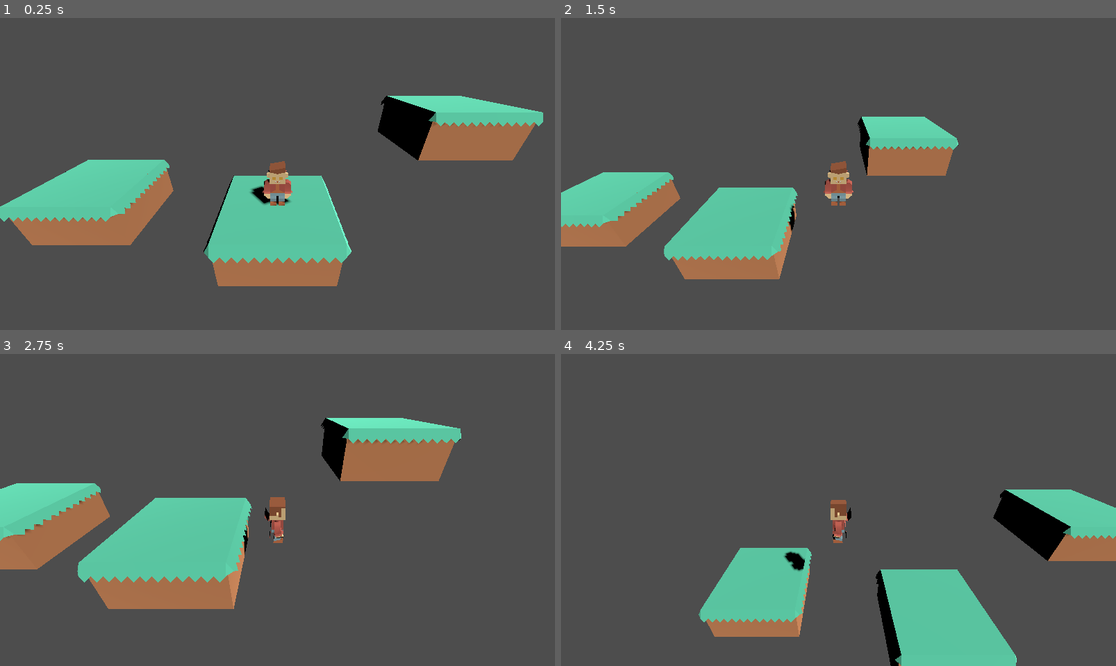
Above: before the commit, frames 1-4 (two rows, left to right).
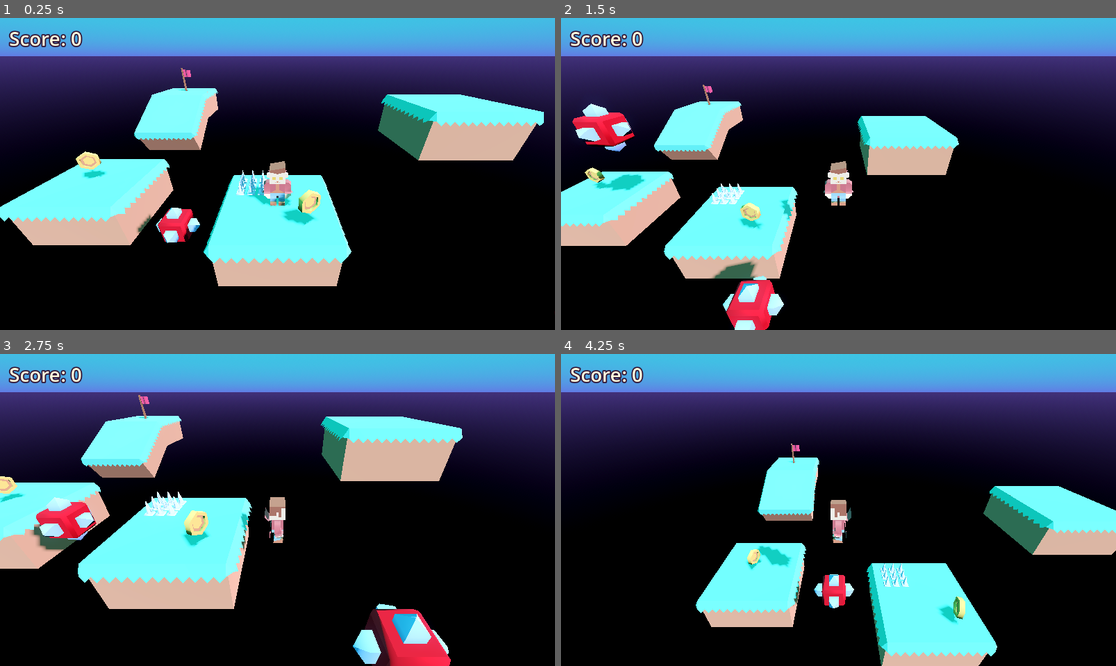
Above: after the commit, the same moments.

Repository: Nordtwig/bounceula
Game: Godot game, scene res://main.tscn
Two runs of this game, one before a commit and one after it. Both use one fixed random seed, a clock stepped at 60 frames per second and the inputs below.
Inputs:
- Up to frame 1 (0.25 s): no input
- Up to frame 2 (1.5 s): hold D (move_right) 0.53-1.28 s; tap Space (jump) at 0.77 s; hold S (move_backward) from 1.28 s (still down)
- Up to frame 3 (2.75 s): tap Space (jump) at 1.52 s; release S (move_backward) at 2.03 s; hold D (move_right) from 2.03 s (still down)
- Up to frame 4 (4.25 s): release D (move_right) at 2.78 s; hold W (move_forward) 2.78-3.53 s; tap Space (jump) at 3.02, 3.77 s; hold A (move_left) from 3.53 s (still down)

The runs differ from the first frame. In frame 1, 100% of the frame differs, in the area x 0-100%, y 0-100%; in frame 2, 100%; in frame 3, 100%; in frame 4, 100%.

Commit message:
add hazards, coins and end flags

Diff:
--- /dev/null
+++ b/coin.gd
@@ -0,0 +1,26 @@
+extends Area3D
+
+var _spin_speed: float = 2.0
+var bob_height: float = 0.2
+var bob_speed: float = 5.0
+
+var time: float = 0.0
+
+@onready var start_y: float = global_position.y
+
+
+func _ready() -> void:
+	body_entered.connect(_on_body_entered)
+
+func _process(delta) -> void:
+	rotate(Vector3.UP, _spin_speed * delta)
+
+	time += delta
+	var d = (sin(time * bob_speed) + 1) / 2
+	global_position.y = start_y + (d * bob_height)
+
+
+func _on_body_entered(body: Node3D) -> void:
+	if body.is_in_group("player"):
+		body.add_score(1)
+		queue_free()
--- /dev/null
+++ b/coin.tscn
@@ -0,0 +1,19 @@
+[gd_scene load_steps=4 format=3 uid="uid://bmsaus45cpgat"]
+
+[ext_resource type="Script" path="res://coin.gd" id="1_pkok0"]
+[ext_resource type="ArrayMesh" uid="uid://cge2fuclikg8j" path="res://Models/coinGold.obj" id="2_jawt5"]
+
+[sub_resource type="SphereShape3D" id="SphereShape3D_qrh0y"]
+radius = 0.236047
+
+[node name="Coin" type="Area3D"]
+transform = Transform3D(1, 0, 0, 0, 1, 0, 0, 0, 1, 0.5, 0, 0.5)
+script = ExtResource("1_pkok0")
+
+[node name="CollisionShape3D" type="CollisionShape3D" parent="."]
+transform = Transform3D(1, 0, 0, 0, 1, 0, 0, 0, 1, 0, 0.212157, 0)
+shape = SubResource("SphereShape3D_qrh0y")
+
+[node name="CoinGold" type="MeshInstance3D" parent="."]
+mesh = ExtResource("2_jawt5")
+skeleton = NodePath("../..")
--- /dev/null
+++ b/end_flag.gd
@@ -0,0 +1,12 @@
+extends Area3D
+
+@export_file("*.tscn") var next_scene
+
+
+func _ready() -> void:
+	body_entered.connect(_on_body_entered)
+
+
+func _on_body_entered(body: Node3D) -> void:
+	if body.is_in_group("player"):
+		get_tree().change_scene_to_file(next_scene)
--- /dev/null
+++ b/end_flag.tscn
@@ -0,0 +1,18 @@
+[gd_scene load_steps=4 format=3 uid="uid://e5hqjrdo87w5"]
+
+[ext_resource type="Script" path="res://end_flag.gd" id="1_0hyb3"]
+[ext_resource type="ArrayMesh" uid="uid://cx3dwltkgs56g" path="res://Models/flag.obj" id="2_xxn30"]
+
+[sub_resource type="BoxShape3D" id="BoxShape3D_kpvg0"]
+size = Vector3(0.556885, 0.707031, 0.513672)
+
+[node name="EndFlag" type="Area3D"]
+script = ExtResource("1_0hyb3")
+
+[node name="CollisionShape3D" type="CollisionShape3D" parent="."]
+transform = Transform3D(1, 0, 0, 0, 1, 0, 0, 0, 1, 0, 0.410247, 0)
+shape = SubResource("BoxShape3D_kpvg0")
+
+[node name="Flag" type="MeshInstance3D" parent="."]
+mesh = ExtResource("2_xxn30")
+skeleton = NodePath("../..")
--- /dev/null
+++ b/enemy.gd
@@ -0,0 +1,29 @@
+extends Area3D
+
+@export var _move_speed: float = 2.0
+@export var move_direction: Vector3
+
+
+var start_position: Vector3
+var target_position: Vector3
+
+
+func _ready() -> void:
+	body_entered.connect(_on_body_entered)
+	start_position = global_position
+	target_position = start_position + move_direction
+
+
+func _process(delta) -> void:
+	global_position = global_position.move_toward(target_position, _move_speed * delta)
+
+	if global_position == target_position:
+		if global_position == start_position:
+			target_position = start_position + move_direction
+		else:
+			target_position = start_position
+
+
+func _on_body_entered(body: Node3D) -> void:
+	if body.is_in_group("player"):
+		body.game_over()
--- /dev/null
+++ b/enemy.tscn
@@ -0,0 +1,26 @@
+[gd_scene load_steps=6 format=3 uid="uid://cx5ahyav10pcn"]
+
+[ext_resource type="Script" path="res://enemy.gd" id="1_5qvqy"]
+[ext_resource type="ArrayMesh" uid="uid://mvd3ie23bw83" path="res://Models/spikeBlock.obj" id="1_hihas"]
+
+[sub_resource type="BoxShape3D" id="BoxShape3D_jea11"]
+size = Vector3(0.51001, 0.543945, 0.542969)
+
+[sub_resource type="StandardMaterial3D" id="StandardMaterial3D_ptbic"]
+albedo_color = Color(0.603922, 0.760784, 0.94902, 1)
+
+[sub_resource type="StandardMaterial3D" id="StandardMaterial3D_wjb57"]
+albedo_color = Color(0.882353, 0, 0.0588235, 1)
+
+[node name="Enemy" type="Area3D"]
+script = ExtResource("1_5qvqy")
+
+[node name="CollisionShape3D" type="CollisionShape3D" parent="."]
+transform = Transform3D(1, 0, 0, 0, 1, 0, 0, 0, 1, -0.00278783, 0.504677, 0)
+shape = SubResource("BoxShape3D_jea11")
+
+[node name="Model" type="MeshInstance3D" parent="."]
+mesh = ExtResource("1_hihas")
+skeleton = NodePath("../..")
+surface_material_override/0 = SubResource("StandardMaterial3D_ptbic")
+surface_material_override/1 = SubResource("StandardMaterial3D_wjb57")
--- a/main.tscn
+++ b/main.tscn
@@ -1,42 +1,95 @@
-[gd_scene load_steps=5 format=3 uid="uid://cy6eo1wjbx5a0"]
+[gd_scene load_steps=10 format=3 uid="uid://cy6eo1wjbx5a0"]
 
 [ext_resource type="PackedScene" uid="uid://cylu4w1v367ox" path="res://platform_large.tscn" id="1_d2lm5"]
-[ext_resource type="Script" path="res://player.gd" id="2_dsm3j"]
-[ext_resource type="ArrayMesh" uid="uid://gjuyfsvj5gs0" path="res://Models/characterVampire.obj" id="2_ivsyy"]
+[ext_resource type="PackedScene" uid="uid://dppphtbvw8akd" path="res://player.tscn" id="2_qu3mx"]
+[ext_resource type="PackedScene" uid="uid://cx5ahyav10pcn" path="res://enemy.tscn" id="4_3o7th"]
+[ext_resource type="PackedScene" uid="uid://c7flmhgbsa4ky" path="res://spikes.tscn" id="4_x5kxf"]
+[ext_resource type="PackedScene" uid="uid://bmsaus45cpgat" path="res://coin.tscn" id="5_p7d26"]
+[ext_resource type="PackedScene" uid="uid://e5hqjrdo87w5" path="res://end_flag.tscn" id="6_tr2pl"]
 
-[sub_resource type="CapsuleShape3D" id="CapsuleShape3D_2cajg"]
-radius = 0.219638
-height = 0.783785
+[sub_resource type="ProceduralSkyMaterial" id="ProceduralSkyMaterial_pavnd"]
+sky_top_color = Color(0.239216, 0.839216, 1, 1)
+sky_horizon_color = Color(0.376471, 0.470588, 1, 1)
+sky_curve = 0.0401916
+sky_energy_multiplier = 0.8
+sky_cover_modulate = Color(0.831373, 0.756863, 0.862745, 1)
+ground_bottom_color = Color(0, 0, 0, 1)
+ground_horizon_color = Color(0.270588, 0.215686, 0.466667, 1)
+ground_curve = 0.129961
+ground_energy_multiplier = 0.8
+sun_curve = 0.55982
+
+[sub_resource type="Sky" id="Sky_q1xhd"]
+sky_material = SubResource("ProceduralSkyMaterial_pavnd")
+
+[sub_resource type="Environment" id="Environment_8r04n"]
+background_mode = 2
+background_color = Color(0.0862745, 0.290196, 0.388235, 1)
+sky = SubResource("Sky_q1xhd")
+tonemap_mode = 2
+sdfgi_enabled = true
+glow_enabled = true
 
 [node name="Main" type="Node3D"]
 
+[node name="WorldEnvironment" type="WorldEnvironment" parent="."]
+environment = SubResource("Environment_8r04n")
+
 [node name="DirectionalLight3D" type="DirectionalLight3D" parent="."]
-transform = Transform3D(0.793667, -0.394234, 0.463328, -0.124611, 0.64011, 0.75811, -0.595454, -0.659422, 0.458908, 0, 2.41921, 0)
+transform = Transform3D(0.734371, -0.215128, 0.643754, -0.325781, 0.720335, 0.61236, -0.595454, -0.659422, 0.458908, 0, 6.41921, 0)
+light_color = Color(0.886275, 0.65098, 0.941176, 1)
+light_indirect_energy = 5.0
+light_volumetric_fog_energy = 16.0
+light_angular_distance = 0.5
 shadow_enabled = true
+shadow_normal_bias = 4.02
+shadow_blur = 0.5
+directional_shadow_pancake_size = 1.0
 
-[node name="PlatformLarge" parent="." instance=ExtResource("1_d2lm5")]
+[node name="Player" parent="." instance=ExtResource("2_qu3mx")]
+transform = Transform3D(1, 0, 0, 0, 0.999936, 0.0113269, 0, -0.0113269, 0.999936, 0, 0, 0)
 
-[node name="PlatformLarge2" parent="." instance=ExtResource("1_d2lm5")]
+[node name="Platforms" type="Node" parent="."]
+
+[node name="PlatformLarge" parent="Platforms" instance=ExtResource("1_d2lm5")]
+
+[node name="PlatformLarge2" parent="Platforms" instance=ExtResource("1_d2lm5")]
 transform = Transform3D(1, 0, 0, 0, 1, 0, 0, 0, 1, -4.02504, -1, -0.85909)
 
-[node name="PlatformLarge4" parent="." instance=ExtResource("1_d2lm5")]
+[node name="PlatformLarge5" parent="Platforms" instance=ExtResource("1_d2lm5")]
+transform = Transform3D(1, 0, 0, 0, 0.870588, -0.492013, 0, 0.492013, 0.870588, -4.0195, -0.340234, -5.22128)
+
+[node name="PlatformLarge6" parent="Platforms" instance=ExtResource("1_d2lm5")]
+transform = Transform3D(1, 0, 0, 0, 1, 0, 0, 0, 1, -4.02503, 0.0253791, -6.59923)
+
+[node name="PlatformLarge4" parent="Platforms" instance=ExtResource("1_d2lm5")]
 transform = Transform3D(1, 0, 0, 0, 1, 0, 0, 0, 1, 3.01259, -1.82952, 3.68138)
 
-[node name="PlatformLarge3" parent="." instance=ExtResource("1_d2lm5")]
+[node name="PlatformLarge3" parent="Platforms" instance=ExtResource("1_d2lm5")]
 transform = Transform3D(1, 0, 0, 0, 1, 0, 0, 0, 1, 3.97434, 0.458771, -1.83494)
 
-[node name="Player" type="CharacterBody3D" parent="."]
-script = ExtResource("2_dsm3j")
-_move_speed = 3.0
+[node name="Hazards" type="Node" parent="."]
 
-[node name="CollisionShape3D" type="CollisionShape3D" parent="Player"]
-transform = Transform3D(1, 0, 0, 0, 1, 0, 0, 0, 1, 0, 0.395275, 0)
-shape = SubResource("CapsuleShape3D_2cajg")
+[node name="Enemy" parent="Hazards" instance=ExtResource("4_3o7th")]
+transform = Transform3D(1, 0, 0, 0, 1, 0, 0, 0, 1, -2, -1.57708, 0)
+move_direction = Vector3(0, 3, 0)
 
-[node name="Model" type="MeshInstance3D" parent="Player"]
-mesh = ExtResource("2_ivsyy")
-skeleton = NodePath("../..")
+[node name="Enemy2" parent="Hazards" instance=ExtResource("4_3o7th")]
+transform = Transform3D(1, 0, 0, 0, 1, 0, 0, 0, 1, 4, -0.57708, 2)
+move_direction = Vector3(-3, 0, 0)
 
-[node name="Camera3D" type="Camera3D" parent="Player"]
-transform = Transform3D(1, 0, 0, 0, 0.870879, 0.491497, 0, -0.491497, 0.870879, 0, 2.32937, 3.04948)
-current = true
+[node name="Spikes" parent="Hazards" instance=ExtResource("4_x5kxf")]
+
+[node name="Coins" type="Node" parent="."]
+
+[node name="Coin" parent="Coins" instance=ExtResource("5_p7d26")]
+
+[node name="Coin2" parent="Coins" instance=ExtResource("5_p7d26")]
+transform = Transform3D(1, 0, 0, 0, 1, 0, 0, 0, 1, -4.09765, 0, -0.941436)
+
+[node name="Coin3" parent="Coins" instance=ExtResource("5_p7d26")]
+transform = Transform3D(1, 0, 0, 0, 1, 0, 0, 0, 1, 2.9552, -0.808036, 3.85693)
+
+[node name="EndFlag" parent="." instance=ExtResource("6_tr2pl")]
+transform = Transform3D(1, 0, 0, 0, 1, 0, 0, 0, 1, -4.07039, 1.01479, -6.69822)
+next_scene = "res://main.tscn"
--- a/player.gd
+++ b/player.gd
@@ -5,8 +5,10 @@
 @export var gravity: float = 20.0
 
 var _facing_angle: float
+var score: int
 
 @onready var model: MeshInstance3D = get_node("Model")
+@onready var score_label: Label = get_node("ScoreLabel")
 
 
 func _process(_delta) -> void:
@@ -46,3 +48,8 @@
 func game_over() -> void:
 	# reload current scene
 	get_tree().reload_current_scene()
+
+
+func add_score(amount: int) -> void:
+	score += amount
+	score_label.text = "Score: " + str(score)
--- /dev/null
+++ b/player.tscn
@@ -0,0 +1,39 @@
+[gd_scene load_steps=5 format=3 uid="uid://dppphtbvw8akd"]
+
+[ext_resource type="Script" path="res://player.gd" id="1_i8kfd"]
+[ext_resource type="ArrayMesh" uid="uid://gjuyfsvj5gs0" path="res://Models/characterVampire.obj" id="2_yhp18"]
+
+[sub_resource type="CapsuleShape3D" id="CapsuleShape3D_2cajg"]
+radius = 0.219638
+height = 0.783785
+
+[sub_resource type="LabelSettings" id="LabelSettings_prejt"]
+line_spacing = 1.0
+font_size = 40
+font_color = Color(1, 1, 0.878431, 1)
+outline_size = 10
+outline_color = Color(0.188235, 0.0627451, 0.188235, 1)
+
+[node name="Player" type="CharacterBody3D" groups=["player"]]
+script = ExtResource("1_i8kfd")
+_move_speed = 3.0
+
+[node name="CollisionShape3D" type="CollisionShape3D" parent="."]
+transform = Transform3D(1, 0, 0, 0, 1, 0, 0, 0, 1, 0, 0.395275, 0)
+shape = SubResource("CapsuleShape3D_2cajg")
+
+[node name="Model" type="MeshInstance3D" parent="."]
+mesh = ExtResource("2_yhp18")
+skeleton = NodePath("../..")
+
+[node name="Camera3D" type="Camera3D" parent="."]
+transform = Transform3D(1, 0, 0, 0, 0.870879, 0.491497, 0, -0.491497, 0.870879, 0, 2.32937, 3.04948)
+current = true
+
+[node name="ScoreLabel" type="Label" parent="."]
+offset_left = 19.0
+offset_top = 15.0
+offset_right = 80.0
+offset_bottom = 38.0
+text = "Score: 0"
+label_settings = SubResource("LabelSettings_prejt")
--- /dev/null
+++ b/spikes.gd
@@ -0,0 +1,10 @@
+extends Area3D
+
+
+func _ready() -> void:
+	body_entered.connect(_on_body_entered)
+
+
+func _on_body_entered(body: Node3D) -> void:
+	if body.is_in_group("player"):
+		body.game_over()
--- /dev/null
+++ b/spikes.tscn
@@ -0,0 +1,19 @@
+[gd_scene load_steps=4 format=3 uid="uid://c7flmhgbsa4ky"]
+
+[ext_resource type="Script" path="res://spikes.gd" id="1_iwkm8"]
+[ext_resource type="ArrayMesh" uid="uid://ckhit4w6oius4" path="res://Models/spikesLarge.obj" id="2_rr8e1"]
+
+[sub_resource type="BoxShape3D" id="BoxShape3D_ymr4t"]
+size = Vector3(0.519287, 0.15918, 0.583984)
+
+[node name="Spikes" type="Area3D"]
+transform = Transform3D(1, 0, 0, 0, 1, 0, 0, 0, 1, -0.524138, 0, -0.517585)
+script = ExtResource("1_iwkm8")
+
+[node name="Model" type="MeshInstance3D" parent="."]
+mesh = ExtResource("2_rr8e1")
+skeleton = NodePath("../..")
+
+[node name="CollisionShape3D" type="CollisionShape3D" parent="."]
+transform = Transform3D(1, 0, 0, 0, 1, 0, 0, 0, 1, 0, 0.0809012, 0)
+shape = SubResource("BoxShape3D_ymr4t")
